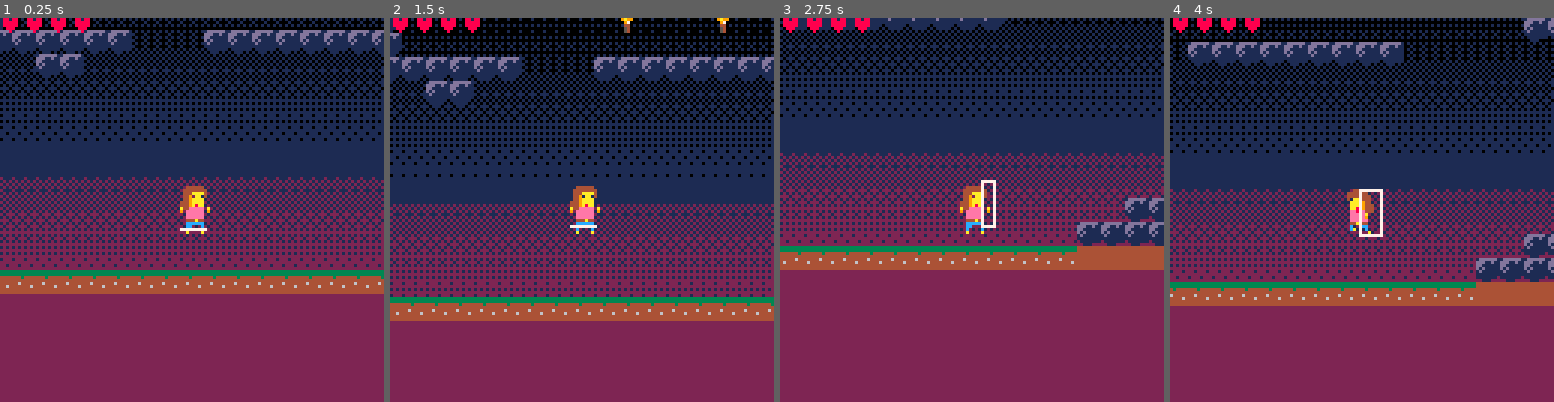
Above: before the commit, frames 1-4 (left to right).
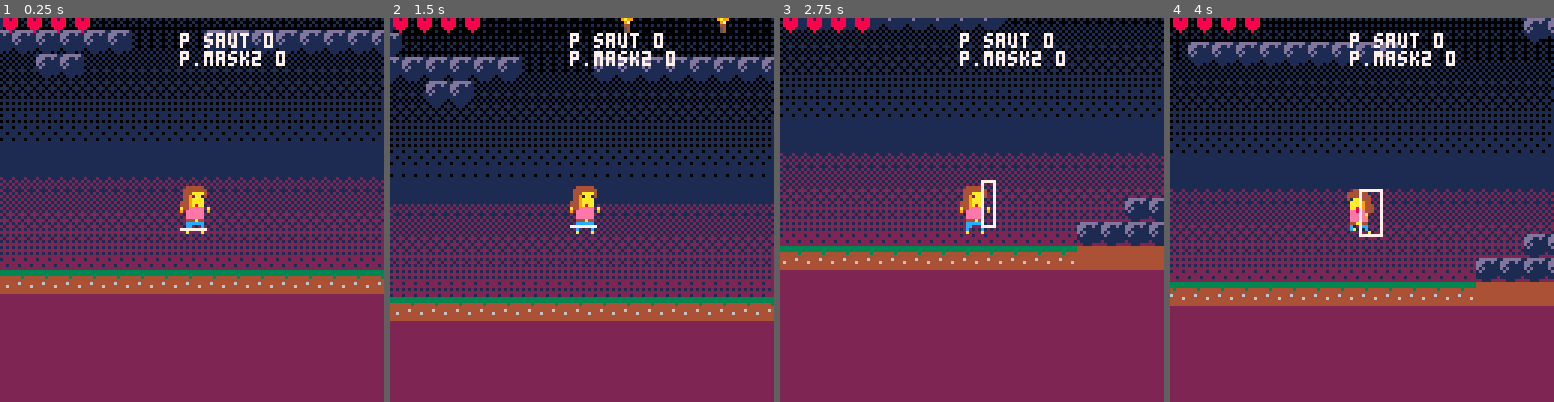
Above: after the commit, the same moments.

Repository: EmilieRobert33/SPOOKJAM
Game: PICO-8 cartridge sp4.p8
The game is run twice, just before and just after one commit, with the same random seed, the same clock (stepped at 60 frames per second) and the same inputs.
Inputs:
- Up to frame 1 (0.25 s): no input
- Up to frame 2 (1.5 s): tap X (X key) at 0.33, 1.07 s; tap O (Z key) at 0.7 s
- Up to frame 3 (2.75 s): hold Right 1.6-2.1 s; tap O (Z key) at 1.7, 2.1, 2.5 s; tap X (X key) at 1.85 s; hold Right from 2.47 s (still down)
- Up to frame 4 (4 s): tap O (Z key) at 2.9, 3.3, 3.7 s; tap X (X key) at 2.97 s; release Right at 3.03 s; hold Left 3.08-3.58 s

The runs differ from the first frame. In frame 1, 0.8% of the frame differs, in the area x 46-75%, y 3-13%; in frame 2, 0.8%; in frame 3, 0.8%; in frame 4, 0.8%.

Commit message:
mecanique mask2

Diff:
--- a/sp4.p8
+++ b/sp4.p8
@@ -155,10 +155,9 @@
 	----------test----------
 	draw_plat()
 	rect(x1r,y1r,x2r,y2r,7)
-	for pl in all(plat) do
-		rectfill(pl.x,pl.y,pl.x+pl.w,pl.y+pl.h,7)
-
-	end
+	--for pl in all(plat) do
+		--rectfill(pl.x,pl.y,pl.x+pl.w,pl.y+pl.h,7)
+	--end
 	for mask2 in all(mask2s) do
 		--rectfill(mask2.x,mask2.y,mask2.x+mask2.w,mask2.y+mask2.h,7)
 		--print("mask2 x"..mask2.x, p.x,p.y-10,7)
@@ -168,13 +167,13 @@
 
 	--print("⬅️ "..collide_l,p.x,p.y-10)
 	--print("➡️ "..collide_r,p.x,p.y-18)
---	print("⬆️ "..collide_u,p.x,p.y-26)
+ --print("⬆️ "..collide_u,p.x,p.y-26)
 	--print("⬇️ "..collide_d,p.x,p.y-34)
 	--print(p.sliding,p.x,p.y-34,8)
 	--print(p.running,p.x,p.y-28,9)
 	--print(p.landed,p.x,p.y-20,10)
-	--print("p.sp "..p.sp,p.x,p.y-45,7)
- --print("p.dx "..p.dx,p.x,p.y-51,7)
+	print("p.mask2 "..p.mask2,p.x,p.y-45,7)
+ print("p saut "..p.jump,p.x,p.y-51,7)
 
  ------------------------------
  -- dessine la vie
@@ -334,10 +333,10 @@
 
 	--jumping
 	if(btnp(🅾️))
-	and p.saut == 1 then
+	and p.jump > 0 then
 		p.dy-=p.boost
 		p.landed = false
-		p.saut -= 1
+		p.jump -= 1
 		sfx(31)
 	end
  -------test por declenche fantome depuis tiles----
@@ -457,10 +456,16 @@
 	for mask2 in all(mask2s) do
 		if(mask2.taken == true) then
 			if(p.mask2 == 0) then
-				if(btnp(❎)) p.mask2 = 1
+				if(btnp(❎)) then
+					p.mask2 = 1
+				end
 			elseif(p.mask2 == 1) then
-			 if(btnp(🅾️)) p.saut = 1
-				if(btnp(❎)) p.mask2 = 0
+				p.jump=2
+				p.dy = 0
+			 p.dx = 0
+				if(btnp(❎)) then
+					p.mask2 = 0
+				end
 			end
 		end
 	end
@@ -501,7 +506,7 @@
 			p.landed= true
 			p.falling= false
 			p.dy=0
-			p.saut = 1
+			p.jump = 1
 			p.y-=((p.y+p.h+1)%8)-1
 
 			-----test-----------
